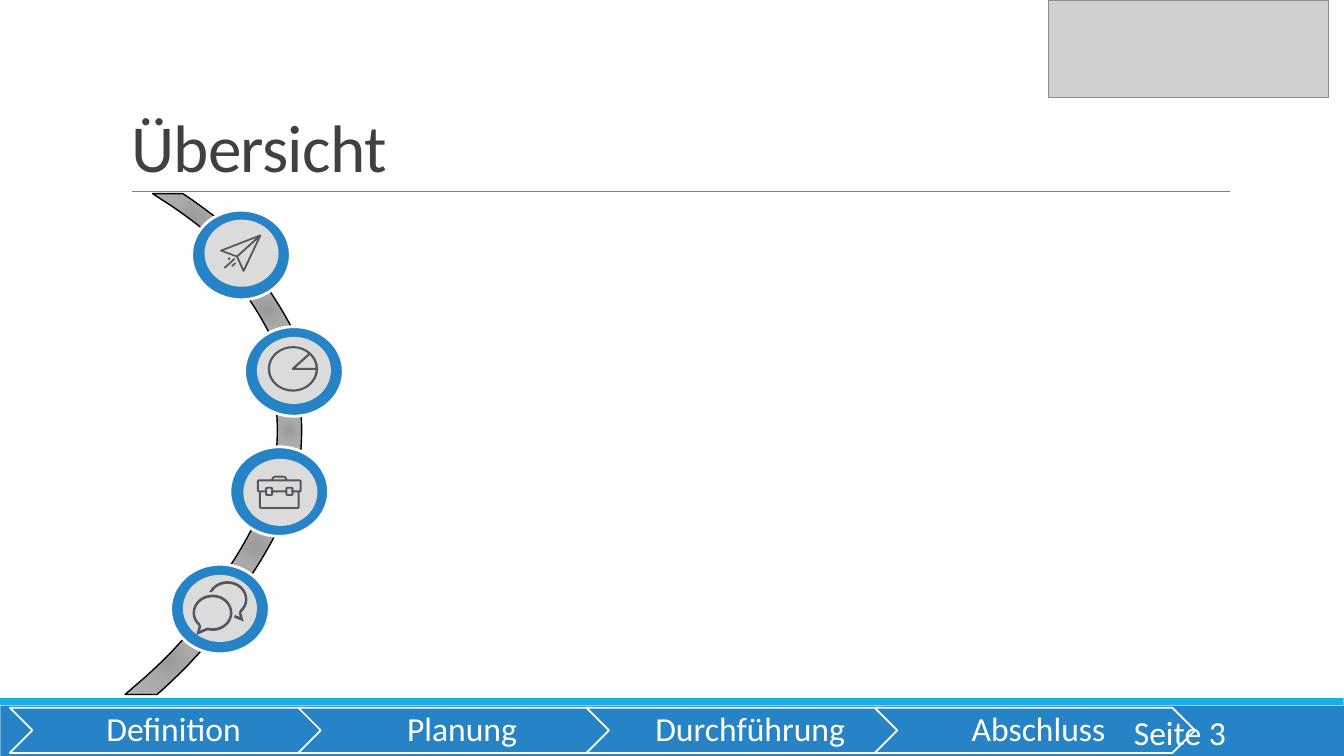
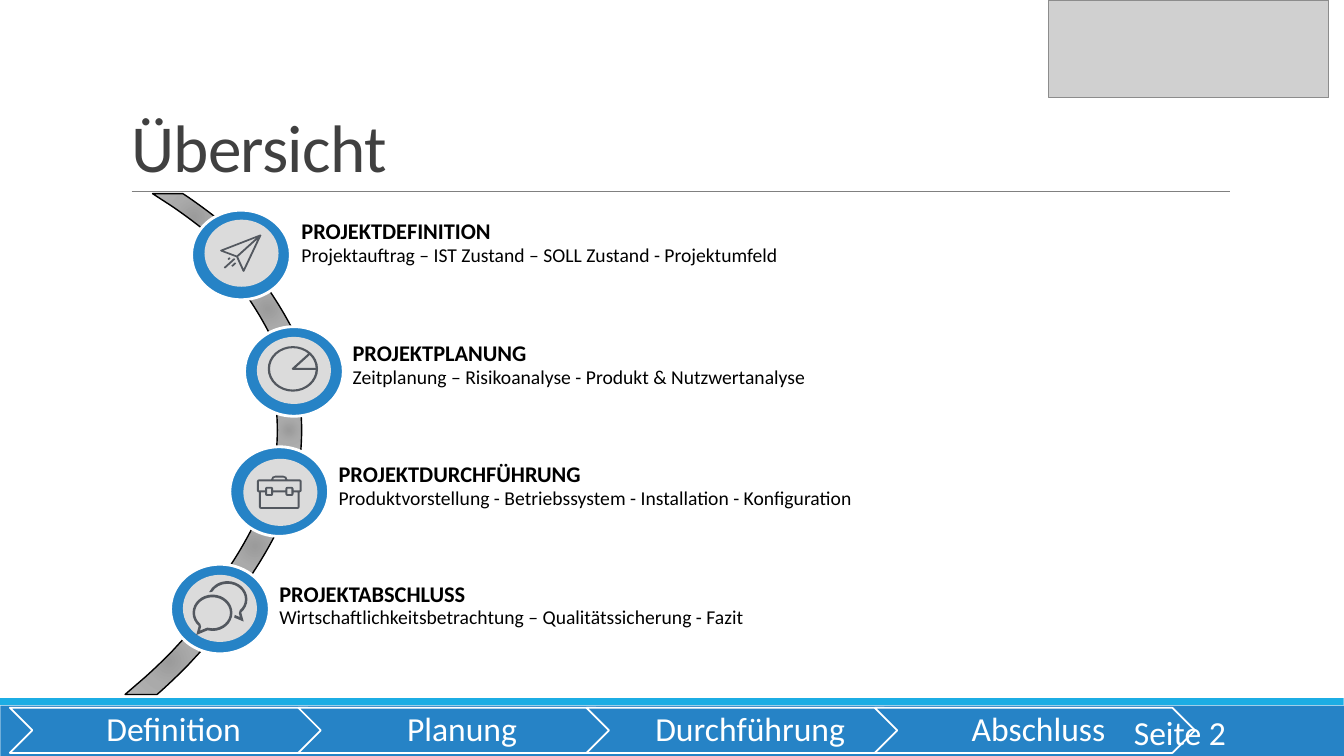
Before and after one commit to OberstufenprojektVOIP/OSP_VOIP, a slide deck: slide 2 of Pr-sentation/Präsentation VoIP_Alica.pptx (slide 3 before the commit). Drawn at 1344x756 pixels with LibreOffice and Linux fonts; fonts in the diff are those of the drawing; grey boxes stand for pictures. Boxes give left, top, right and bottom in pixels: in the first picture for what was removed or moved away, otherwise in the second. Text is boxed around its words. In the diff, an @@ line names an element or a change of style, - is before the commit and + after.

```diff
--- a/Pr-sentation/Präsentation VoIP_Alica.pptx
+++ b/Pr-sentation/Präsentation VoIP_Alica.pptx
@@ text added at (301,224,490,239), 16 pt, text #000000, bold @@
+PROJEKTDEFINITION
@@ text added at (301,248,777,266), 14 pt, text #000000 @@
+Projektauftrag – IST Zustand – SOLL Zustand - Projektumfeld
@@ text added at (353,346,527,361), 16 pt, text #000000, bold @@
+PROJEKTPLANUNG
@@ text added at (353,370,805,388), 14 pt, text #000000 @@
+Zeitplanung – Risikoanalyse - Produkt & Nutzwertanalyse
@@ text added at (339,464,581,482), 16 pt, text #000000, bold @@
+PROJEKTDURCHFÜHRUNG
@@ text added at (339,491,852,509), 14 pt, text #000000 @@
+Produktvorstellung - Betriebssystem - Installation - Konfiguration
@@ text added at (279,587,465,602), 16 pt, text #000000, bold @@
+PROJEKTABSCHLUSS
@@ text added at (279,610,743,628), 14 pt, text #000000 @@
+Wirtschaftlichkeitsbetrachtung – Qualitätssicherung - Fazit
@@ page number at (1134,718,1226,754): text changed @@
-Seite 3
+Seite 2
```
Also in this commit, not shown: 5 other slides changed, 2 slides added, 1 slide removed.
